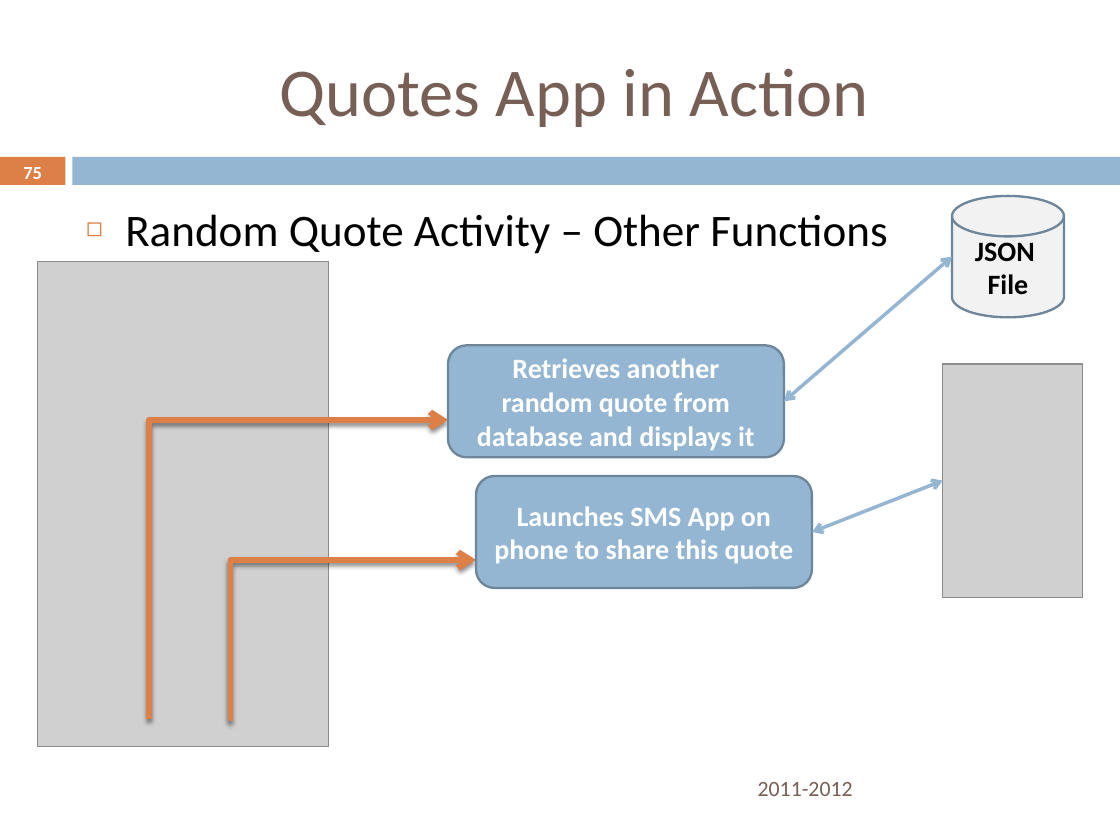
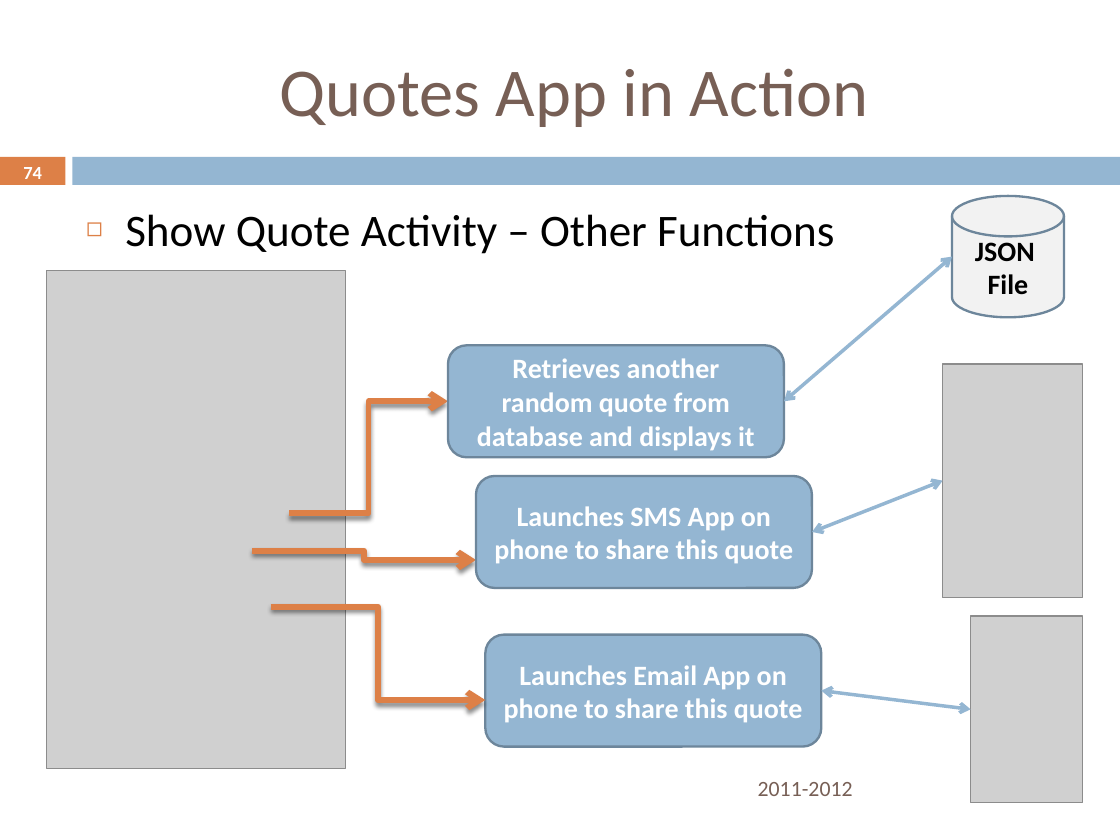
Before and after one commit to rominirani/Nitrodroid-2012-Android101-Workshop, a slide deck: slide 74 of presentation/AndroidDeveloper101Workshop-October6-Nitrodroid-2012-MindStormSoftware.pptx (slide 75 before the commit). Drawn at 1120x840 pixels with LibreOffice and Linux fonts; fonts in the diff are those of the drawing; grey boxes stand for pictures; background and template pictures are left out. Boxes give left, top, right and bottom in pixels: in the first picture for what was removed or moved away, otherwise in the second. Text is boxed around its words. In the diff, an @@ line names an element or a change of style, - is before the commit and + after.

```diff
--- a/presentation/AndroidDeveloper101Workshop-October6-Nitrodroid-2012-MindStormSoftware.pptx
+++ b/presentation/AndroidDeveloper101Workshop-October6-Nitrodroid-2012-MindStormSoftware.pptx
@@ page number at [23,167,42,179]: text changed @@
-75
+74
@@ text at [125,214,834,254]: text changed @@
-◻ Random Quote Activity – Other Functions
+◻ Show Quote Activity – Other Functions
@@ picture: place and size @@
-picture at [37,261,328,746]
+picture at [47,271,346,768]
@@ elbow arrow moved from (149, 719) - (448, 420) to (289, 513) - (448, 401) @@
@@ elbow arrow moved from (233, 719) - (476, 560) to (252, 551) - (476, 560) @@
@@ elbow arrow added from (271, 607) to (485, 700), #DD8047 3.75 pt @@
@@ picture added at [971,616,1083,803] @@
@@ rounded rectangle added at [485,635,821,747], fill #94B6D2, outline #6D879B 1.5 pt, 18 pt, text #FFFFFF, bold @@
+Launches Email App on phone to share this quote
@@ double arrow added from (821, 691) to (971, 709), #94B6D2 2.25 pt @@
```
Also in this commit, not shown: 3 other slides changed, 1 slide removed, 5 other files.
